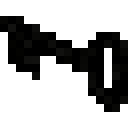
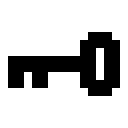
Two versions of the same layered image (128px x 128px). Layer-by-layer changes:
added layer "Layer 3" above "Layer 1" over [8, 32, 120, 96]
hid "Layer 1" over [0, 16, 128, 112]
